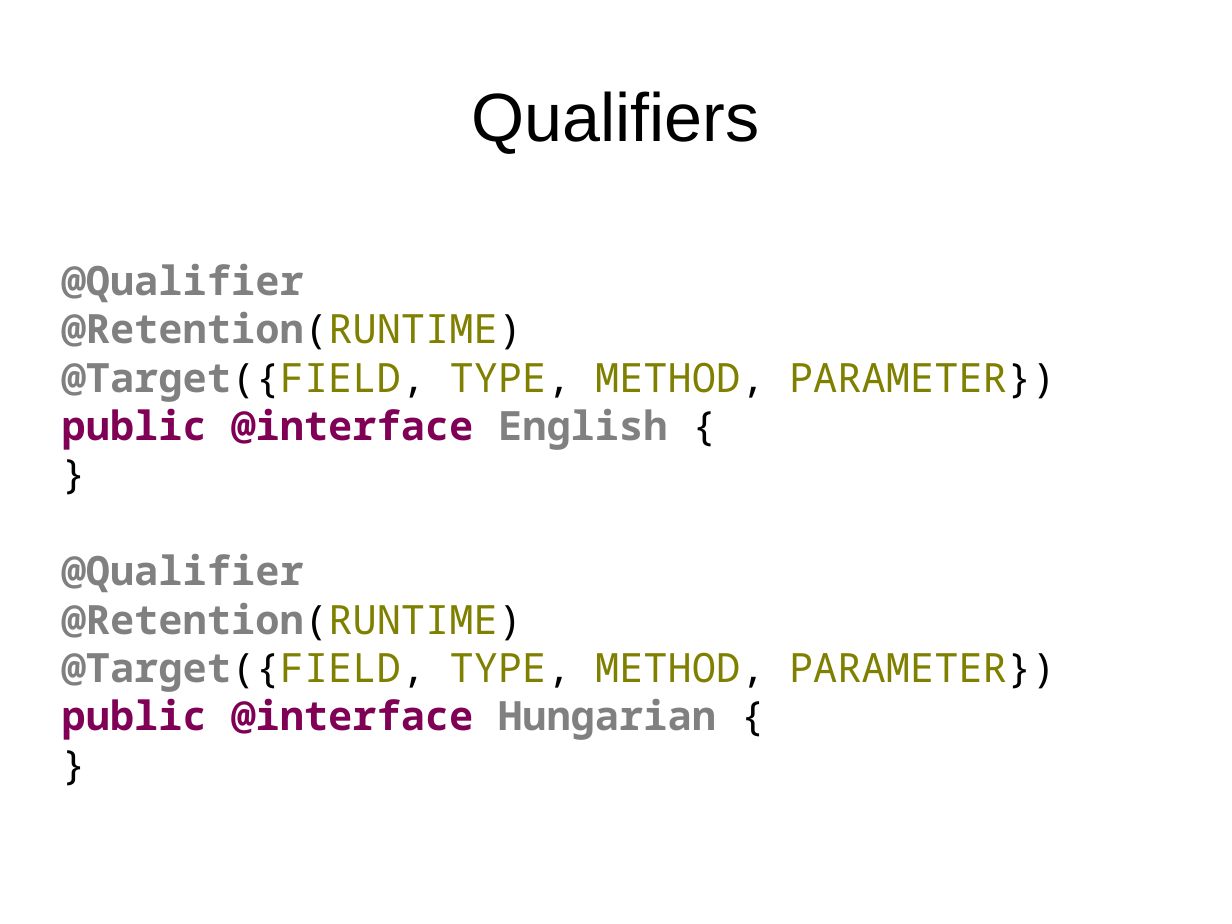
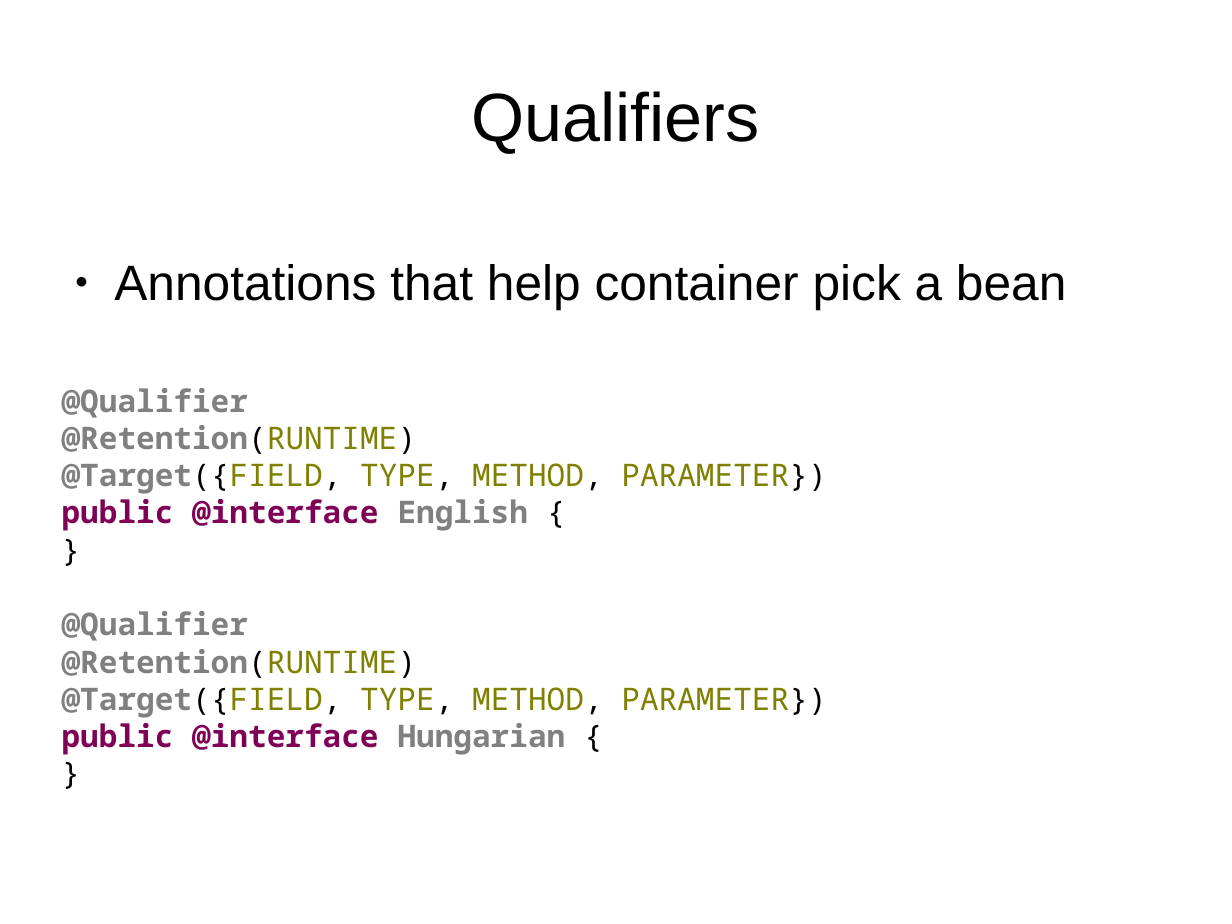
Before and after one commit to FrigoCoder/CDI, a slide deck: slide 23 of CDI.odp. Drawn at 1232x924 pixels with LibreOffice and Linux fonts; fonts in the diff are those of the drawing. Boxes give left, top, right and bottom in pixels: in the first picture for what was removed or moved away, otherwise in the second. Text is boxed around its words. In the diff, an @@ line names an element or a change of style, - is before the commit and + after.

```diff
--- a/CDI.odp
+++ b/CDI.odp
@@ text at bbox=[114, 264, 1066, 310]: paragraph added @@
+● Annotations that help container pick a bean
@@ text at bbox=[62, 388, 826, 755]: size 26 to 20 pt in "@Qualifier", "@Retention(RUNTIME)", "@Target({FIELD, TYPE, METHOD, PARAMETER})", "public @interface English {" and 6 more places @@
```
Also in this commit, not shown: 5 other slides changed, 2 slides added, 3 other files.
